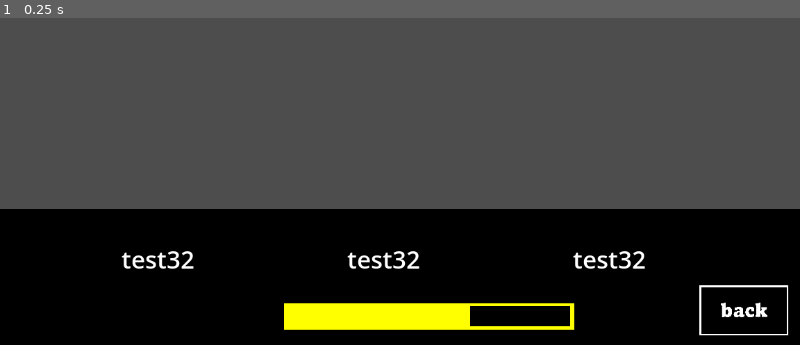
Above: before the commit, frame 1.
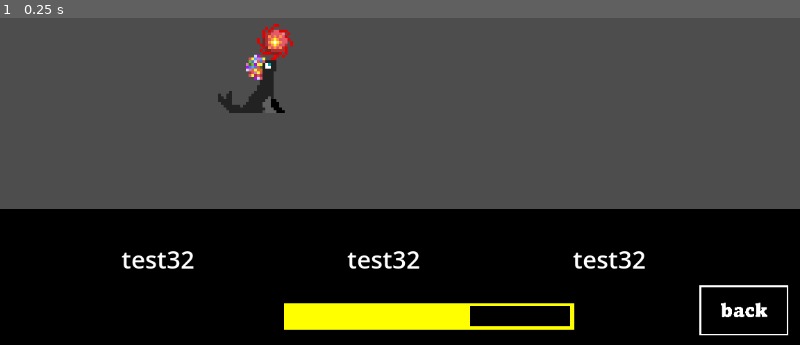
Above: after the commit, the same moment.

Repository: JasonJ13/CircusSunMoon
Game: Godot game, scene res://Scene/Player/Player.tscn
The game is run twice, just before and just after one commit, with the same random seed, the same clock (stepped at 60 frames per second) and the same inputs. This scene is started directly instead of the project's main scene.
Inputs:
- Up to frame 1 (0.25 s): no input

The runs differ from the first frame. In frame 1, 0.9% of the frame differs, in the area x 27-37%, y 1-30%.

Commit message:
sprite player

Diff:
--- a/Scene/Player/Player.tscn
+++ b/Scene/Player/Player.tscn
@@ -2,14 +2,110 @@
 
 [ext_resource type="Script" uid="uid://blbc2hmrnbqkj" path="res://Script/Player/Player.gd" id="1_s60e6"]
 [ext_resource type="PackedScene" uid="uid://bs43xgjop34ew" path="res://Scene/Player/PlayerInterface.tscn" id="2_e35vl"]
+[ext_resource type="Texture2D" uid="uid://x0ek8wf03q7i" path="res://Asset/pixel/Player/Player_idle_sun-sheet.png" id="3_vitwr"]
+[ext_resource type="Texture2D" uid="uid://ddccfh0rgkk5y" path="res://Asset/pixel/Player/Player_idle_moon-sheet.png" id="4_wx5cg"]
+
+[sub_resource type="AtlasTexture" id="AtlasTexture_25uvi"]
+atlas = ExtResource("3_vitwr")
+region = Rect2(0, 0, 32, 32)
+
+[sub_resource type="AtlasTexture" id="AtlasTexture_u008n"]
+atlas = ExtResource("3_vitwr")
+region = Rect2(32, 0, 32, 32)
+
+[sub_resource type="AtlasTexture" id="AtlasTexture_mqfxk"]
+atlas = ExtResource("3_vitwr")
+region = Rect2(64, 0, 32, 32)
+
+[sub_resource type="AtlasTexture" id="AtlasTexture_f30au"]
+atlas = ExtResource("3_vitwr")
+region = Rect2(96, 0, 32, 32)
+
+[sub_resource type="AtlasTexture" id="AtlasTexture_qhn4q"]
+atlas = ExtResource("4_wx5cg")
+region = Rect2(0, 0, 32, 32)
+
+[sub_resource type="AtlasTexture" id="AtlasTexture_flr57"]
+atlas = ExtResource("4_wx5cg")
+region = Rect2(32, 0, 32, 32)
+
+[sub_resource type="AtlasTexture" id="AtlasTexture_3pbjx"]
+atlas = ExtResource("4_wx5cg")
+region = Rect2(64, 0, 32, 32)
+
+[sub_resource type="AtlasTexture" id="AtlasTexture_sctna"]
+atlas = ExtResource("4_wx5cg")
+region = Rect2(96, 0, 32, 32)
+
+[sub_resource type="SpriteFrames" id="SpriteFrames_1yjkl"]
+animations = [{
+"frames": [{
+"duration": 1.0,
+"texture": SubResource("AtlasTexture_25uvi")
+}, {
+"duration": 1.0,
+"texture": SubResource("AtlasTexture_u008n")
+}, {
+"duration": 1.0,
+"texture": SubResource("AtlasTexture_mqfxk")
+}, {
+"duration": 1.0,
+"texture": SubResource("AtlasTexture_f30au")
+}],
+"loop": true,
+"name": &"Day",
+"speed": 8.0
+}, {
+"frames": [{
+"duration": 1.0,
+"texture": SubResource("AtlasTexture_qhn4q")
+}, {
+"duration": 1.0,
+"texture": SubResource("AtlasTexture_flr57")
+}, {
+"duration": 1.0,
+"texture": SubResource("AtlasTexture_3pbjx")
+}, {
+"duration": 1.0,
+"texture": SubResource("AtlasTexture_sctna")
+}],
+"loop": true,
+"name": &"Night",
+"speed": 8.0
+}]
 
 [node name="Player" type="Control" unique_id=607304866]
 layout_mode = 3
-anchors_preset = 0
-offset_right = 40.0
-offset_bottom = 40.0
+anchors_preset = 15
+anchor_right = 1.0
+anchor_bottom = 1.0
+grow_horizontal = 2
+grow_vertical = 2
 script = ExtResource("1_s60e6")
 
 [node name="PlayerInterface" parent="." unique_id=93433149 instance=ExtResource("2_e35vl")]
 layout_mode = 0
 script = null
+
+[node name="SpritePlayer" type="Control" parent="." unique_id=292770404]
+layout_mode = 1
+anchors_preset = 8
+anchor_left = 0.5
+anchor_top = 0.5
+anchor_right = 0.5
+anchor_bottom = 0.5
+offset_left = -20.0
+offset_top = -20.0
+offset_right = 20.0
+offset_bottom = 20.0
+grow_horizontal = 2
+grow_vertical = 2
+
+[node name="Sprite" type="AnimatedSprite2D" parent="SpritePlayer" unique_id=710565002]
+texture_filter = 1
+position = Vector2(-178, -54)
+scale = Vector2(4, 4)
+sprite_frames = SubResource("SpriteFrames_1yjkl")
+animation = &"Day"
+autoplay = "Day"
+frame_progress = 0.85953766
--- a/Scene/Test/ballon_test.tscn
+++ b/Scene/Test/ballon_test.tscn
@@ -1,8 +1,8 @@
 [gd_scene format=3 uid="uid://bjgtbsw88nar4"]
 
-[ext_resource type="Texture2D" uid="uid://bknftp6dv4xbg" path="res://Asset/pixel/Enemy_attack_sun.png" id="1_0l45b"]
-[ext_resource type="Texture2D" uid="uid://bk7234bxuqjqi" path="res://Asset/pixel/Enemy_idle_sun.png" id="1_joacd"]
-[ext_resource type="Texture2D" uid="uid://uavuq0h8hh26" path="res://Asset/pixel/Enemy_hurt_sun.png" id="2_mjd4x"]
+[ext_resource type="Texture2D" uid="uid://bknftp6dv4xbg" path="res://Asset/pixel/Ennemy/Enemy_attack_sun.png" id="1_0l45b"]
+[ext_resource type="Texture2D" uid="uid://bk7234bxuqjqi" path="res://Asset/pixel/Ennemy/Enemy_idle_sun.png" id="1_joacd"]
+[ext_resource type="Texture2D" uid="uid://uavuq0h8hh26" path="res://Asset/pixel/Ennemy/Enemy_hurt_sun.png" id="2_mjd4x"]
 
 [sub_resource type="AtlasTexture" id="AtlasTexture_0d221"]
 atlas = ExtResource("1_0l45b")
--- a/Script/Player/Player.gd
+++ b/Script/Player/Player.gd
@@ -6,6 +6,8 @@
 @onready var interface: Control = $PlayerInterface
 const hpmax: int = 100
 var actions: Array[Action] = [] #Toutes les actions possibles
+
+@onready var sprite : AnimatedSprite2D = $SpritePlayer/Sprite
 
 # Called when the node enters the scene tree for the first time.
 func _ready() -> void:
@@ -17,3 +19,10 @@
 func takeAction(ennemies: Array[Monster]) -> Action:
 	#à faire: Envoyer les ennemies, les pvs du joueur et ses actions à PlayerInterface
 	return null
+
+
+func dayTime() -> void :
+	sprite.play("Day")
+
+func nightTime() -> void :
+	sprite.play("Night")
Renamed: Asset/pixel/Enemy_attack_sun.png -> Asset/pixel/Ennemy/Enemy_attack_sun.png
Not shown, changed: Asset/pixel/Ennemy/Enemy_attack_sun.png.import
Renamed: Asset/pixel/Enemy_hurt_sun.png -> Asset/pixel/Ennemy/Enemy_hurt_sun.png
Not shown, changed: Asset/pixel/Ennemy/Enemy_hurt_sun.png.import
Renamed: Asset/pixel/Enemy_idle_sun.png -> Asset/pixel/Ennemy/Enemy_idle_sun.png
Not shown, changed: Asset/pixel/Ennemy/Enemy_idle_sun.png.import
Renamed: Asset/pixel/Player_idle_moon-sheet.png -> Asset/pixel/Player/Player_idle_moon-sheet.png
Not shown, changed: Asset/pixel/Player/Player_idle_moon-sheet.png.import
Renamed: Asset/pixel/Player_idle_sun-sheet.png -> Asset/pixel/Player/Player_idle_sun-sheet.png
Not shown, changed: Asset/pixel/Player/Player_idle_sun-sheet.png.import
